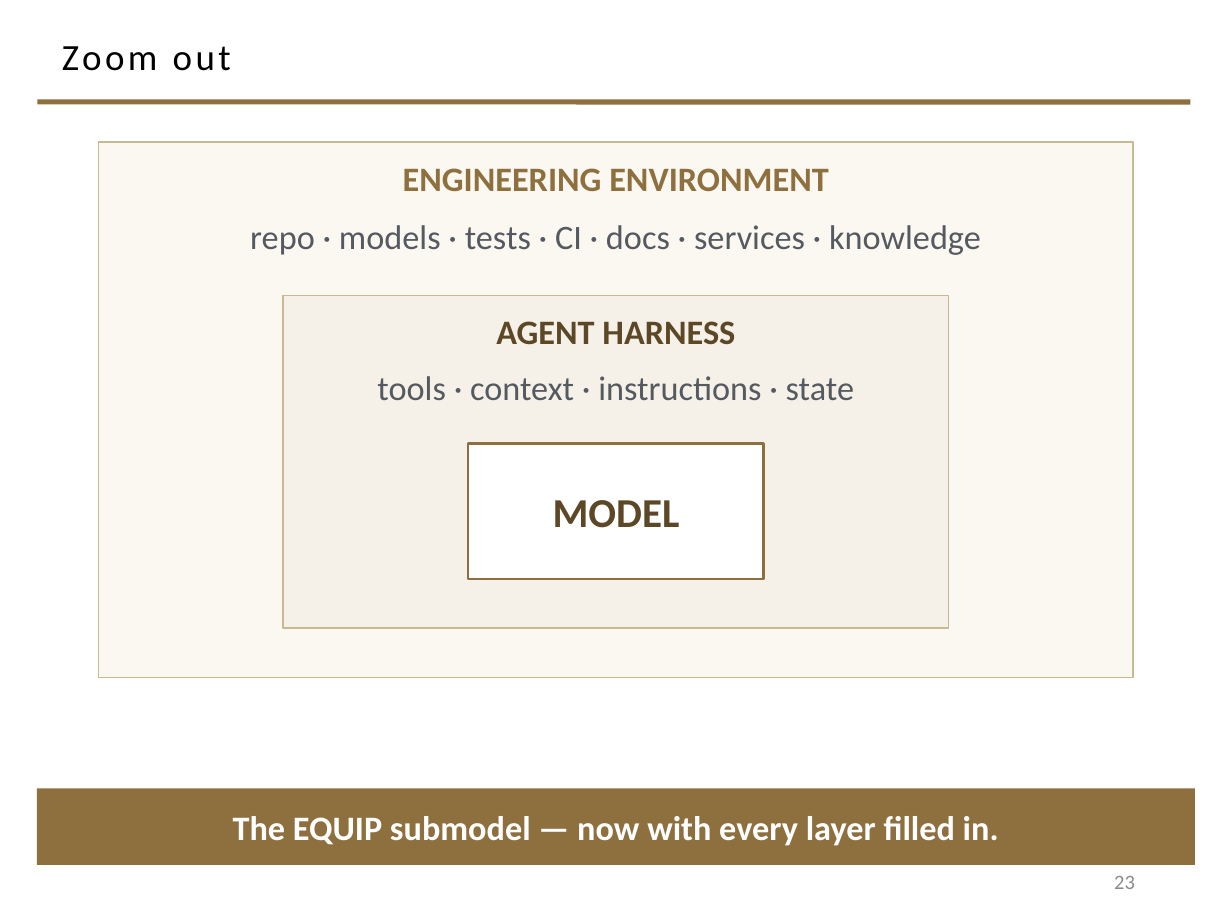
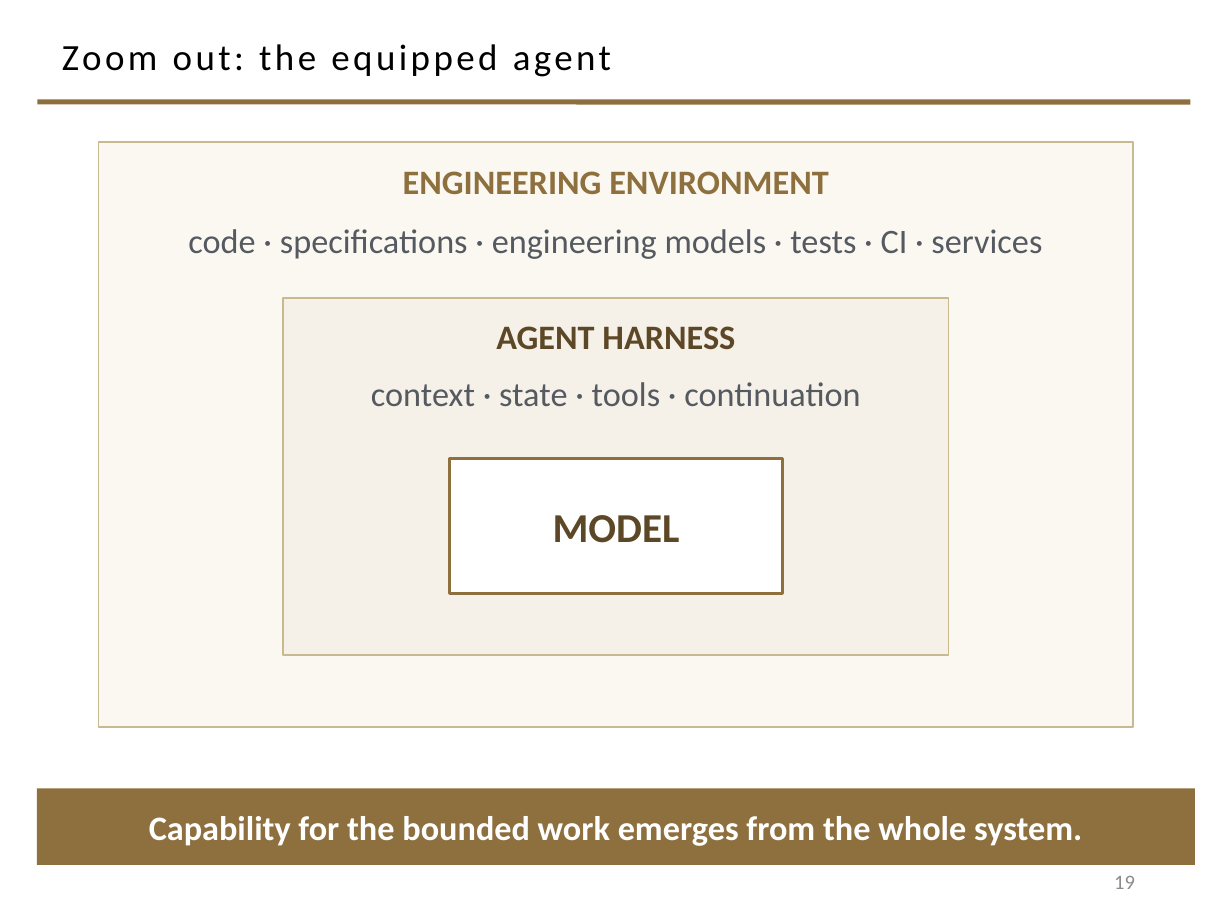
Before and after one commit to davisjam/model-based-agentic-software-engineering, a slide deck: slide 19 of course/lectures/act-2-delegation-and-control/01-delegation/2-1-Agents.pptx (slide 23 before the commit). Drawn at 1232x924 pixels with LibreOffice and Linux fonts; fonts in the diff are those of the drawing; background and template pictures are left out. Boxes give left, top, right and bottom in pixels: in the first picture for what was removed or moved away, otherwise in the second. Text is boxed around its words. In the diff, an @@ line names an element or a change of style, - is before the commit and + after.

```diff
--- a/course/lectures/act-2-delegation-and-control/01-delegation/2-1-Agents.pptx
+++ b/course/lectures/act-2-delegation-and-control/01-delegation/2-1-Agents.pptx
@@ title at (62, 44, 611, 77): text changed @@
-Zoom out
+Zoom out: the equipped agent
@@ rectangle: place and size @@
-rectangle at (99, 142, 1133, 678)
+rectangle at (99, 142, 1133, 727)
@@ text at (188, 229, 1042, 259): text changed @@
-repo · models · tests · CI · docs · services · knowledge
+code · specifications · engineering models · tests · CI · services
@@ rectangle: place and size @@
-rectangle at (283, 296, 949, 628)
+rectangle at (283, 298, 949, 655)
@@ text "AGENT HARNESS": place and size @@
-text "AGENT HARNESS" at (496, 321, 735, 345)
+text "AGENT HARNESS" at (496, 326, 735, 350)
@@ text at (371, 382, 860, 406): text changed @@
-tools · context · instructions · state
+context · state · tools · continuation
@@ rectangle "MODEL": place and size @@
-rectangle "MODEL" at (468, 444, 764, 579)
+rectangle "MODEL" at (450, 458, 782, 594)
@@ text in rectangle at (149, 816, 1082, 846): text changed @@
-The EQUIP submodel — now with every layer filled in.
+Capability for the bounded work emerges from the whole system.
@@ page number at (1114, 876, 1135, 889): text changed @@
-23
+19
```
Also in this commit, not shown: 8 other slides changed, 23 slides added, 30 slides removed, 1 other file.
